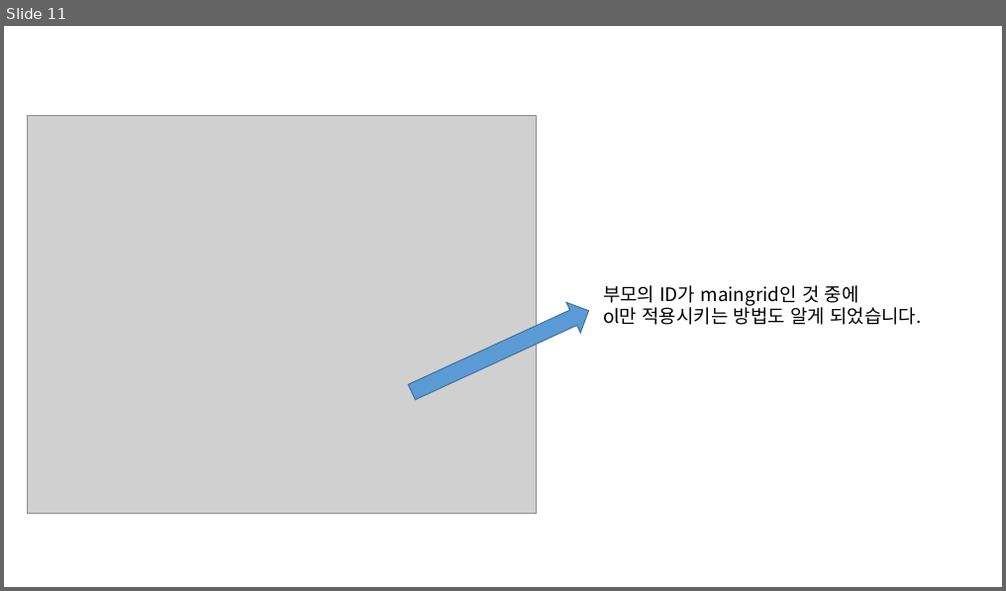
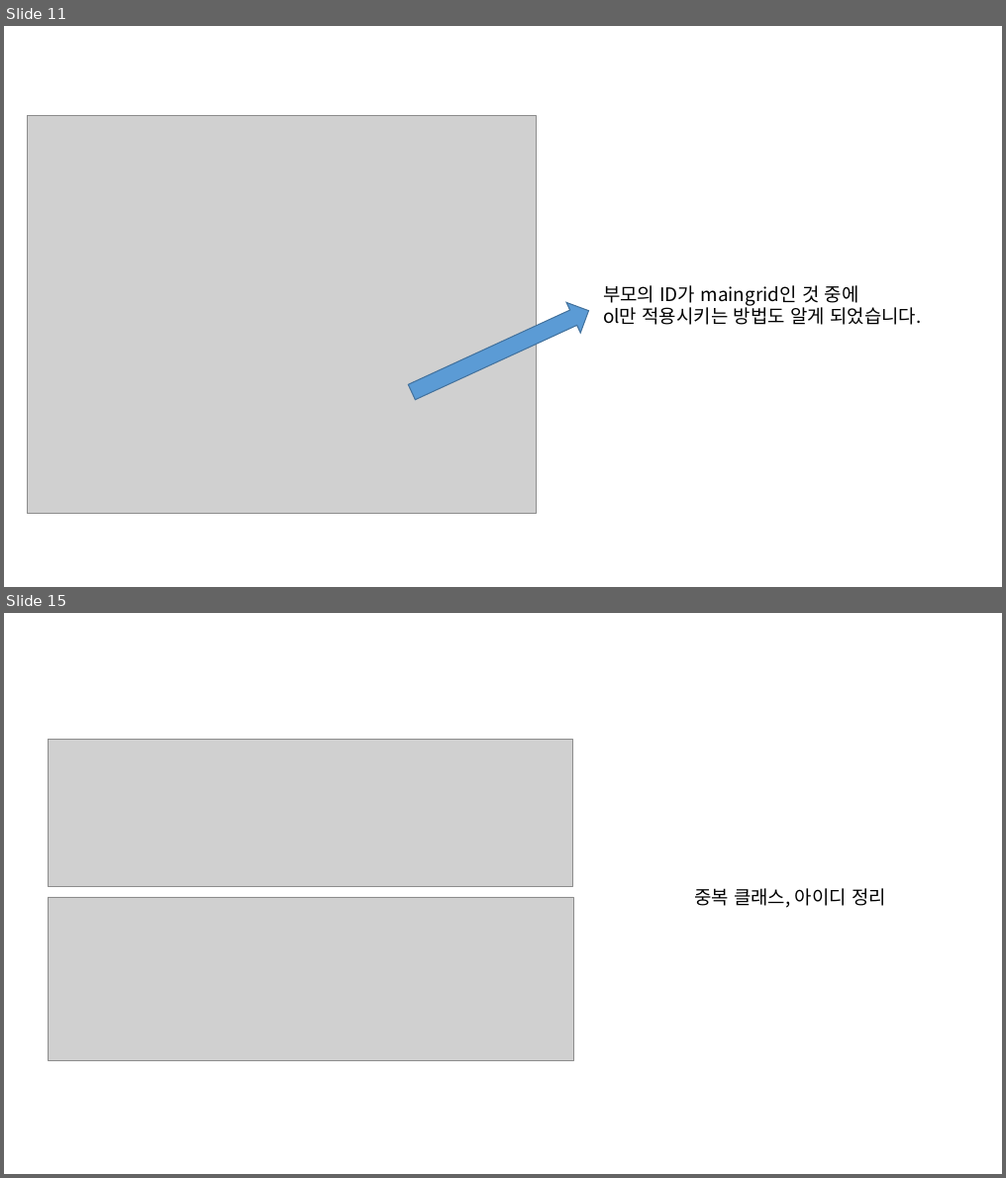
Before and after one commit to ehls1234/Coffee-web, a slide deck: 일지.pptx. Shown one above the other, each under a label of ours: slide 11 before the commit, slides 11 and 15 after it; the slides between them are not shown. The pictures are 1006x591 and 1006x1178 pixels, drawn with LibreOffice and Linux fonts; fonts in the diff are those of the drawing; grey boxes stand for pictures. Boxes give left, top, right and bottom in pixels: in the first picture for what was removed or moved away, otherwise in the second. Text is boxed around its words. In the diff, an @@ line names an element or a change of style, - is before the commit and + after.

```diff
--- a/일지.pptx
+++ b/일지.pptx
@@ slide 15 added at box(4, 613, 1002, 1174), background #FFFFFF @@
@@ picture added at box(48, 740, 572, 887) @@
@@ picture added at box(48, 897, 573, 1061) @@
@@ text added at box(694, 888, 886, 908), 18 pt, text #000000 @@
+중복 클래스, 아이디 정리
```
Also in this commit, not shown: 6 other slides added, 10 other files.
